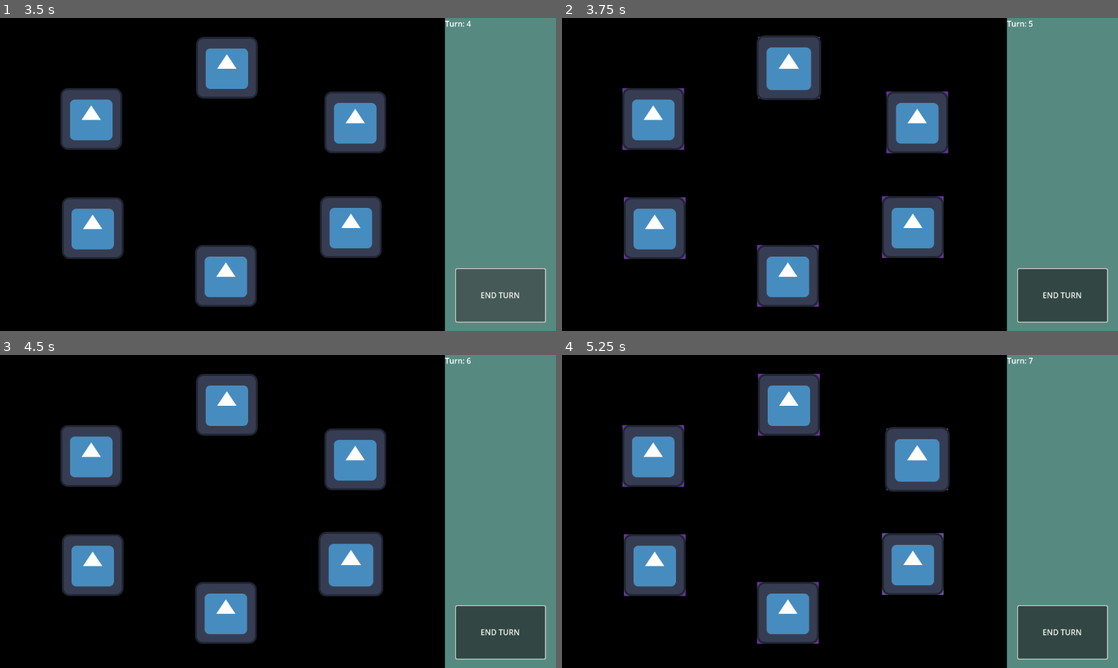
Above: before the commit, frames 1-4 (two rows, left to right).
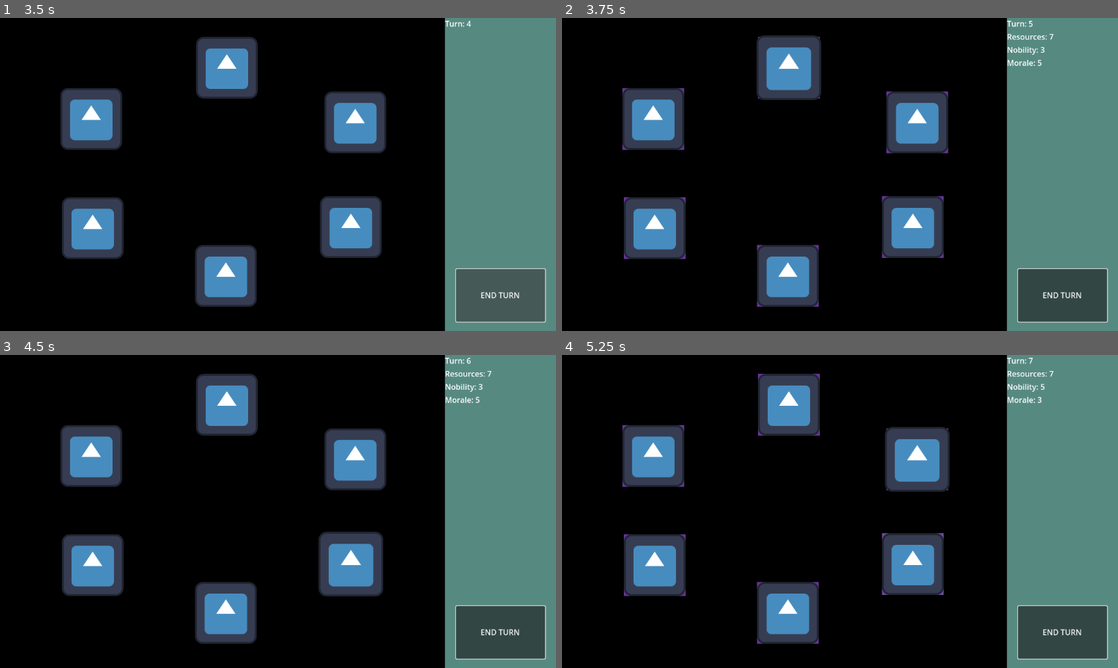
Above: after the commit, the same moments.

Repository: morganwynne/Cracking-Kingdom-Down
Game: Godot game, scene res://scenes/core.tscn
Same seed, same stepped clock (60 frames per second), same inputs: the game is played once before the commit and once after it. The engine's default icon, where the game draws it, is replaced by a stand-in: a white triangle on a blue panel in a dark square.
Inputs (mouse positions are in pixels of both pictures, inside the frame that each line leads up to):
- Up to frame 1 (3.5 s): click "Start" at 0.5 s; click "END TURN" at 1.25 s; click "END TURN" at 2 s; click "END TURN" at 2.75 s
- Up to frame 2 (3.75 s): tap Enter at 3.5 s; move the mouse to (789, 68) at 3.52 s; press the mouse at (789, 68) at 3.53 s
- Up to frame 3 (4.5 s): tap Space at 4.25 s; move the mouse to (350, 564) at 4.27 s; release the mouse at (350, 564) at 4.28 s; click (350, 564) at 4.35 s
- Up to frame 4 (5.25 s): tap Enter at 5 s; move the mouse to (917, 458) at 5.02 s; press the mouse at (917, 458) at 5.03 s

Frame 1 is identical in both runs. In frame 2, 0.2% of the frame differs, in the area x 80-89%, y 5-16%; in frame 3, 0.2%; in frame 4, 0.2%.

Commit message:
Show resources on hover

Diff:
--- a/scenes/game.tscn
+++ b/scenes/game.tscn
@@ -42,26 +42,44 @@
 [node name="Plate1" parent="Plates" node_paths=PackedStringArray("plate_holder") instance=ExtResource("2_3k1tl")]
 position = Vector2(470, 103)
 plate_holder = NodePath("../../PlateHolders/PlateHolder1")
+nobility = 3
+morale = 5
+resources = 7
 
 [node name="Plate2" parent="Plates" node_paths=PackedStringArray("plate_holder") instance=ExtResource("2_3k1tl")]
 position = Vector2(727, 433)
 plate_holder = NodePath("../../PlateHolders/PlateHolder2")
+nobility = 3
+morale = 7
+resources = 5
 
 [node name="Plate3" parent="Plates" node_paths=PackedStringArray("plate_holder") instance=ExtResource("2_3k1tl")]
 position = Vector2(736, 216)
 plate_holder = NodePath("../../PlateHolders/PlateHolder3")
+nobility = 5
+morale = 3
+resources = 7
 
 [node name="Plate4" parent="Plates" node_paths=PackedStringArray("plate_holder") instance=ExtResource("2_3k1tl")]
 position = Vector2(468, 534)
 plate_holder = NodePath("../../PlateHolders/PlateHolder4")
+nobility = 5
+morale = 7
+resources = 3
 
 [node name="Plate5" parent="Plates" node_paths=PackedStringArray("plate_holder") instance=ExtResource("2_3k1tl")]
 position = Vector2(192, 435)
 plate_holder = NodePath("../../PlateHolders/PlateHolder5")
+nobility = 7
+morale = 3
+resources = 5
 
 [node name="Plate6" parent="Plates" node_paths=PackedStringArray("plate_holder") instance=ExtResource("2_3k1tl")]
 position = Vector2(189, 209)
 plate_holder = NodePath("../../PlateHolders/PlateHolder6")
+nobility = 7
+morale = 5
+resources = 3
 
 [node name="UI Sidebar" type="Control" parent="."]
 layout_mode = 3
@@ -101,13 +119,24 @@
 offset_bottom = 23.0
 grow_horizontal = 2
 
-[node name="HBoxContainer" type="HBoxContainer" parent="UI Sidebar/VBoxContainer"]
-layout_mode = 2
-
-[node name="TurnLabel" type="Label" parent="UI Sidebar/VBoxContainer/HBoxContainer" node_paths=PackedStringArray("turn_counter")]
+[node name="TurnLabel" type="Label" parent="UI Sidebar/VBoxContainer" node_paths=PackedStringArray("turn_counter")]
 layout_mode = 2
 script = ExtResource("4_y5emj")
-turn_counter = NodePath("../../../../TurnCounter")
+turn_counter = NodePath("../../../TurnCounter")
+
+[node name="ResourcesLabel" type="Label" parent="UI Sidebar/VBoxContainer"]
+layout_mode = 2
+script = ExtResource("6_wr3k4")
+
+[node name="NobilityLabel" type="Label" parent="UI Sidebar/VBoxContainer"]
+layout_mode = 2
+script = ExtResource("6_wr3k4")
+stat = 1
+
+[node name="MoraleLabel" type="Label" parent="UI Sidebar/VBoxContainer"]
+layout_mode = 2
+script = ExtResource("6_wr3k4")
+stat = 2
 
 [node name="TurnCounter" type="Node" parent="."]
 script = ExtResource("5_t813l")
Not shown: 1 places in scenes/game.tscn that only renumber resources
